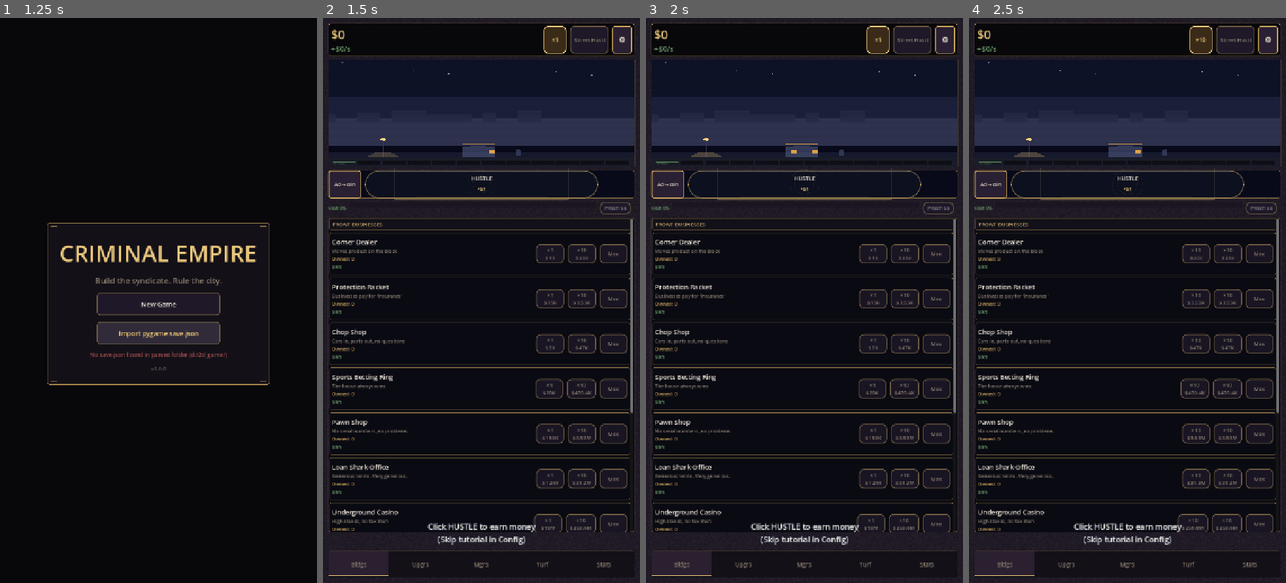
Above: before the commit, frames 1-4 (left to right).
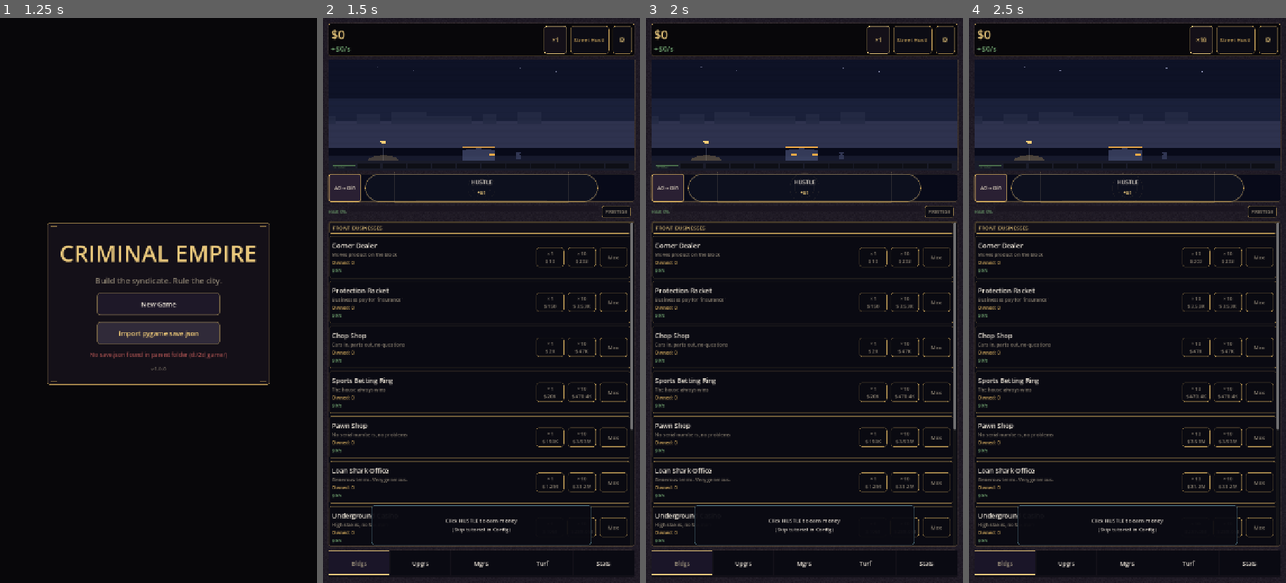
Above: after the commit, the same moments.

Repository: ironassassin3/Idle-empire
Game: Godot game, scene res://scenes/main_menu.tscn
The game is run twice, just before and just after one commit, with the same random seed, the same clock (stepped at 60 frames per second) and the same inputs.
Inputs:
- Up to frame 1 (1.25 s): click "Import pygame save.json" at 0.5 s
- Up to frame 2 (1.5 s): click "New Game" at 1.25 s
- Up to frame 3 (2 s): no input
- Up to frame 4 (2.5 s): click "×1" at 2 s

Frame 1 is identical in both runs. In frame 2, 13% of the frame differs, in the area x 1-99%, y 1-99%; in frame 3, 13%; in frame 4, 13%.

Commit message:
feat(ui): P15.9 ink chrome polish for header, nav, toasts
Unify city-v2 HUD chrome with ink chips, stronger bottom-nav active states,
readable status-strip labels, toast/tutorial pills, and ink overlay frames.

Co-authored-by: Cursor <cursoragent@cursor.com>

Diff:
--- a/godot/scripts/ui/game_screen.gd
+++ b/godot/scripts/ui/game_screen.gd
@@ -141,6 +141,8 @@
 const _STATS_UI_INTERVAL := 0.1
 var _last_event_key: String = ""
 var _notif_default_font_size: int = 0
+var _notif_shell: PanelContainer
+var _tutorial_shell: PanelContainer
 var _overlay_kind: String = ""
 var _active_overlay_kind: String = ""
 var _overlay_shown_at: int = 0
@@ -252,6 +254,8 @@
 	_buy_mult_chip.add_theme_color_override("font_color", GameTheme.GOLD_BRIGHT)
 	_buy_mult_chip.add_theme_font_size_override("font_size", GameTheme.scaled_font(GameTheme.FONT_CHIP))
 	_advice_chip.add_theme_font_size_override("font_size", GameTheme.scaled_font(GameTheme.FONT_CHIP - 1))
+	if GameTheme.is_city_v2_active():
+		GameTheme.apply_ink_icon_button(_cfg_btn)
 	for tab_btn in [_tab_bldgs, _tab_upgrs, _tab_mgrs, _tab_turf, _tab_stats,
 			_sub_territory, _sub_rivals, _sub_crew, _sub_ops]:
 		GameTheme.apply_tab_button(tab_btn, false)
@@ -274,6 +278,9 @@
 	]:
 		_wrap_ink_content_panel(scroll)
 	_apply_ink_subtab_headers()
+	_wrap_notif_toast()
+	_wrap_tutorial_banner()
+	_bottom_bar.add_theme_constant_override("separation", 2)
 
 
 func _wrap_ink_content_panel(scroll: ScrollContainer) -> void:
@@ -301,6 +308,63 @@
 	]:
 		GameTheme.apply_subtab_header_label(lbl)
 		lbl.add_theme_color_override("font_color", GameTheme.GOLD_BRIGHT)
+
+
+func _wrap_notif_toast() -> void:
+	if _notif.get_meta("_ink_toast", false):
+		return
+	var parent := _notif.get_parent()
+	if parent == null:
+		return
+	var idx := _notif.get_index()
+	var panel := PanelContainer.new()
+	panel.visible = false
+	panel.add_theme_stylebox_override("panel", GameTheme.ink_toast_style())
+	parent.remove_child(_notif)
+	panel.add_child(_notif)
+	_notif.horizontal_alignment = HORIZONTAL_ALIGNMENT_CENTER
+	_notif.add_theme_font_size_override("font_size", GameTheme.scaled_font(12))
+	parent.add_child(panel)
+	parent.move_child(panel, idx)
+	panel.set_meta("_ink_toast", true)
+	_notif.set_meta("_ink_toast", true)
+	_notif_shell = panel
+
+
+func _wrap_tutorial_banner() -> void:
+	if _tutorial_banner.get_meta("_ink_banner", false):
+		return
+	var parent := _tutorial_banner.get_parent()
+	if parent == null:
+		return
+	var panel := PanelContainer.new()
+	panel.visible = _tutorial_banner.visible
+	panel.anchor_left = _tutorial_banner.anchor_left
+	panel.anchor_top = _tutorial_banner.anchor_top
+	panel.anchor_right = _tutorial_banner.anchor_right
+	panel.anchor_bottom = _tutorial_banner.anchor_bottom
+	panel.offset_left = _tutorial_banner.offset_left
+	panel.offset_top = _tutorial_banner.offset_top
+	panel.offset_right = _tutorial_banner.offset_right
+	panel.offset_bottom = _tutorial_banner.offset_bottom
+	panel.grow_horizontal = _tutorial_banner.grow_horizontal
+	panel.grow_vertical = _tutorial_banner.grow_vertical
+	panel.add_theme_stylebox_override("panel", GameTheme.ink_tutorial_banner_style())
+	parent.remove_child(_tutorial_banner)
+	panel.add_child(_tutorial_banner)
+	parent.add_child(panel)
+	_tutorial_banner.set_anchors_preset(Control.PRESET_FULL_RECT)
+	_tutorial_banner.offset_left = 10.0
+	_tutorial_banner.offset_top = 6.0
+	_tutorial_banner.offset_right = -10.0
+	_tutorial_banner.offset_bottom = -6.0
+	_tutorial_banner.horizontal_alignment = HORIZONTAL_ALIGNMENT_CENTER
+	_tutorial_banner.add_theme_color_override("font_color", GameTheme.TEXT)
+	_tutorial_banner.add_theme_font_size_override("font_size", GameTheme.scaled_font(12))
+	_tutorial_banner.add_theme_constant_override("outline_size", 0)
+	panel.set_meta("_ink_banner", true)
+	_tutorial_banner.set_meta("_ink_banner", true)
+	_tutorial_shell = panel
 
 
 func _apply_city_layout() -> void:
@@ -331,8 +395,15 @@
 	_prestige_btn.add_theme_stylebox_override("hover", GameTheme.make_chip_flat(true))
 	_prestige_btn.add_theme_stylebox_override("pressed", GameTheme.make_chip_flat(true))
 	_prestige_btn.add_theme_stylebox_override("disabled", GameTheme.make_chip_flat(false))
+	_prestige_btn.add_theme_color_override("font_color", GameTheme.GOLD_BRIGHT)
+	_prestige_btn.add_theme_color_override("font_disabled_color", GameTheme.TEXT_MUTED)
 	_heat_bar.custom_minimum_size = Vector2(0, 12)
 	_heat_label.add_theme_font_size_override("font_size", GameTheme.scaled_font(10))
+	_heat_label.add_theme_color_override("font_color", GameTheme.TEXT)
+	_shield_label.add_theme_font_size_override("font_size", GameTheme.scaled_font(10))
+	_shield_label.add_theme_color_override("font_color", GameTheme.BLUE_BRIGHT)
+	_buff_label.add_theme_font_size_override("font_size", GameTheme.scaled_font(10))
+	_buff_label.add_theme_color_override("font_color", GameTheme.GOLD_BRIGHT)
 	_status_strip.add_theme_constant_override("separation", 2)
 	var bar_bg := StyleBoxFlat.new()
 	bar_bg.bg_color = Color("1a1520")
@@ -831,8 +902,7 @@
 	if _notif_timer > 0.0:
 		_notif_timer -= delta
 		if _notif_timer <= 0.0:
-			_notif.text = ""
-			_notif.add_theme_font_size_override("font_size", _notif_default_font_size)
+			_clear_notif()
 	if _tab == Tab.STATS:
 		_stats_refresh_timer -= delta
 		if _stats_refresh_timer <= 0.0:
@@ -868,13 +938,19 @@
 	_overlay_dim.visible = blocking
 	if not _TutorialSystem.is_complete(GameState) and not blocking:
 		_tutorial_banner.visible = true
+		if _tutorial_shell:
+			_tutorial_shell.visible = true
 		var tut: String = _TutorialSystem.current_text(GameState)
 		_tutorial_banner.text = tut + "\n(Skip tutorial in Config)"
 	else:
 		_tutorial_banner.visible = false
+		if _tutorial_shell:
+			_tutorial_shell.visible = false
 	if not GameState.event_outcome.is_empty():
 		_notif.text = GameState.event_outcome
 		_notif.add_theme_color_override("font_color", GameTheme.GOLD)
+		if _notif_shell:
+			_notif_shell.visible = true
 
 
 ## Single-flight overlay queue — offline → daily → elim → milestone → event (never parallel).
@@ -1141,6 +1217,9 @@
 	if not GameTheme.is_city_v2_active():
 		_click_info.visible = true
 	_prestige_btn.disabled = not GameState.can_prestige()
+	if GameTheme.is_city_v2_active():
+		var pcol := GameTheme.GOLD_BRIGHT if GameState.can_prestige() else GameTheme.TEXT_MUTED
+		_prestige_btn.add_theme_color_override("font_color", pcol)
 	var req := Prestige.prestige_earnings_required(GameState.prestige_count, GameState.next_prestige_earnings)
 	var prestige_lines: PackedStringArray = PackedStringArray([
 		"Prestige: %s / %s lifetime" % [
@@ -1534,6 +1613,8 @@
 func _on_notification(message: String, color: Color) -> void:
 	_notif.text = message
 	_notif.add_theme_color_override("font_color", color)
+	if _notif_shell:
+		_notif_shell.visible = true
 	var is_goal: bool = _is_goal_notification(message, color)
 	var is_autobuy: bool = AudioManager.is_autobuy_message(message)
 	if is_goal or is_autobuy:
@@ -1547,6 +1628,13 @@
 	var cue := AudioManager.cue_for_notification(message, color)
 	if not cue.is_empty() and cue != "rankup":
 		AudioManager.play(cue)
+
+
+func _clear_notif() -> void:
+	_notif.text = ""
+	_notif.add_theme_font_size_override("font_size", _notif_default_font_size)
+	if _notif_shell:
+		_notif_shell.visible = false
 
 
 func _is_goal_notification(message: String, color: Color) -> bool:
--- a/godot/scripts/ui/game_theme.gd
+++ b/godot/scripts/ui/game_theme.gd
@@ -167,7 +167,70 @@
 	sb.set_border_width(Side.SIDE_LEFT, 0)
 	sb.set_border_width(Side.SIDE_RIGHT, 0)
 	sb.set_border_width(Side.SIDE_BOTTOM, 0)
-	sb.set_content_margin_all(2.0)
+	sb.content_margin_left = 2.0
+	sb.content_margin_right = 2.0
+	sb.content_margin_top = 2.0
+	sb.content_margin_bottom = 4.0
+	return sb
+
+
+static func make_ink_chip_flat(active: bool = false) -> StyleBoxFlat:
+	var sb := StyleBoxFlat.new()
+	sb.bg_color = Color("141018") if active else Color("0c0c14")
+	sb.border_color = GOLD_BRIGHT if active else Color(GOLD, 0.45)
+	sb.set_border_width_all(1)
+	sb.set_corner_radius_all(6)
+	sb.content_margin_left = 8.0
+	sb.content_margin_right = 8.0
+	sb.content_margin_top = 3.0
+	sb.content_margin_bottom = 3.0
+	return sb
+
+
+static func make_ink_tab_strip_flat(active: bool) -> StyleBoxFlat:
+	var sb := StyleBoxFlat.new()
+	sb.bg_color = Color("1a1528") if active else Color("0a0a12")
+	sb.border_color = GOLD_BRIGHT if active else Color(GOLD, 0.18)
+	sb.set_border_width_all(0)
+	sb.set_border_width(Side.SIDE_TOP, 1 if active else 0)
+	sb.set_border_width(Side.SIDE_BOTTOM, 3 if active else 1)
+	sb.set_corner_radius_all(0)
+	sb.content_margin_left = 2.0
+	sb.content_margin_right = 2.0
+	sb.content_margin_top = 4.0
+	sb.content_margin_bottom = 2.0
+	return sb
+
+
+static func ink_toast_style() -> StyleBoxFlat:
+	var sb := StyleBoxFlat.new()
+	sb.bg_color = Color("0c0c14", 0.92)
+	sb.border_color = Color(GOLD, 0.55)
+	sb.set_border_width_all(1)
+	sb.set_corner_radius_all(6)
+	sb.content_margin_left = 10.0
+	sb.content_margin_right = 10.0
+	sb.content_margin_top = 4.0
+	sb.content_margin_bottom = 4.0
+	return sb
+
+
+static func ink_overlay_modal_style() -> StyleBoxFlat:
+	var sb := ink_panel_style()
+	sb.bg_color = Color("0a0a12", 0.96)
+	sb.border_color = Color(GOLD, 0.5)
+	sb.set_content_margin_all(16.0)
+	return sb
+
+
+static func ink_tutorial_banner_style() -> StyleBoxFlat:
+	var sb := ink_toast_style()
+	sb.bg_color = Color("0a0a12", 0.94)
+	sb.border_color = Color(BLUE_BRIGHT, 0.65)
+	sb.content_margin_left = 14.0
+	sb.content_margin_right = 14.0
+	sb.content_margin_top = 8.0
+	sb.content_margin_bottom = 8.0
 	return sb
 
 
@@ -350,6 +413,8 @@
 
 
 static func make_chip_flat(active: bool = false) -> StyleBoxFlat:
+	if is_city_v2_active():
+		return make_ink_chip_flat(active)
 	var sb := StyleBoxFlat.new()
 	sb.bg_color = BADGE_BG if active else CHIP_BG
 	sb.border_color = GOLD_BRIGHT if active else CHIP_BORDER
@@ -393,6 +458,8 @@
 	var rustic := _rustic_tab_style(active)
 	if rustic != null:
 		return rustic
+	if is_city_v2_active():
+		return make_ink_tab_strip_flat(active)
 	if _rustic_active and texture_exists(TEX_TAB_BAR):
 		var tex := StyleBoxTexture.new()
 		tex.texture = load(TEX_TAB_BAR)
@@ -431,8 +498,26 @@
 	ips.add_theme_font_size_override("font_size", scaled_font(FONT_IPS))
 	ips.add_theme_color_override("font_color", GREEN)
 	rank.add_theme_font_size_override("font_size", scaled_font(FONT_RANK))
-	rank.add_theme_color_override("font_color", TEXT_MUTED)
+	if is_city_v2_active():
+		rank.add_theme_color_override("font_color", GOLD)
+	else:
+		rank.add_theme_color_override("font_color", TEXT_MUTED)
 	rank.clip_text = true
+
+
+static func apply_ink_icon_button(btn: Button) -> void:
+	if btn == null:
+		return
+	var normal := make_ink_chip_flat(false)
+	var hover := make_ink_chip_flat(true)
+	var pressed := make_ink_chip_flat(true)
+	pressed.bg_color = pressed.bg_color.darkened(0.08)
+	btn.add_theme_stylebox_override("normal", normal)
+	btn.add_theme_stylebox_override("hover", hover)
+	btn.add_theme_stylebox_override("pressed", pressed)
+	btn.add_theme_stylebox_override("disabled", make_ink_chip_flat(false))
+	btn.add_theme_color_override("font_color", GOLD_BRIGHT)
+	btn.add_theme_font_size_override("font_size", scaled_font(16))
 
 
 static func tab_label_with_badge(base: String, count: int) -> String:
@@ -504,6 +589,8 @@
 
 
 static func overlay_ledger_style() -> StyleBox:
+	if is_city_v2_active():
+		return ink_overlay_modal_style()
 	if _rustic_active:
 		var sb := _rustic_slice_style(RusticTextureBaker.KEY_MODAL, _SLICE_MARGIN, 20.0)
 		if sb != null:
@@ -546,7 +633,11 @@
 	btn.add_theme_stylebox_override("hover", hover)
 	btn.add_theme_stylebox_override("pressed", pressed)
 	btn.add_theme_stylebox_override("disabled", tab_strip_style(active))
-	btn.add_theme_color_override("font_color", GOLD_BRIGHT if active else TEXT_MUTED)
+	if is_city_v2_active():
+		btn.add_theme_color_override("font_color", GOLD_BRIGHT if active else TEXT)
+		btn.add_theme_color_override("font_hover_color", GOLD_BRIGHT)
+	else:
+		btn.add_theme_color_override("font_color", GOLD_BRIGHT if active else TEXT_MUTED)
 	btn.add_theme_color_override("font_disabled_color", TEXT_MUTED)
 
 
--- a/godot/scripts/ui/overlay_frame.gd
+++ b/godot/scripts/ui/overlay_frame.gd
@@ -8,10 +8,13 @@
 func _ready() -> void:
 	add_theme_stylebox_override("panel", GameTheme.overlay_ledger_style())
 	mouse_filter = MOUSE_FILTER_STOP
-	queue_redraw()
+	if not GameTheme.is_city_v2_active():
+		queue_redraw()
 
 
 func _draw() -> void:
+	if GameTheme.is_city_v2_active():
+		return
 	var w := size.x
 	var h := size.y
 	if w < 2.0 or h < 2.0:
Not shown, changed: P15_REPORT.md
